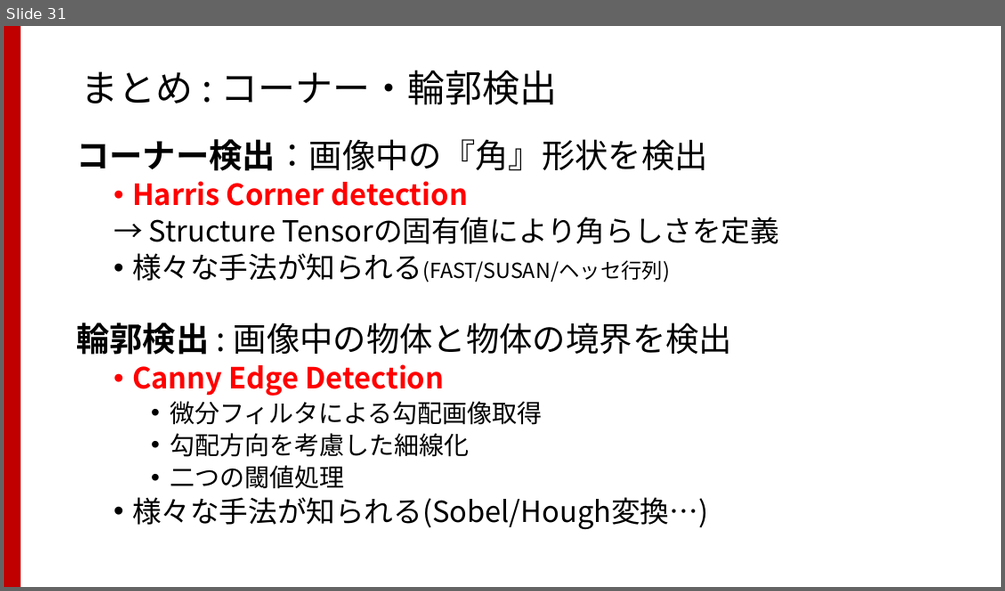
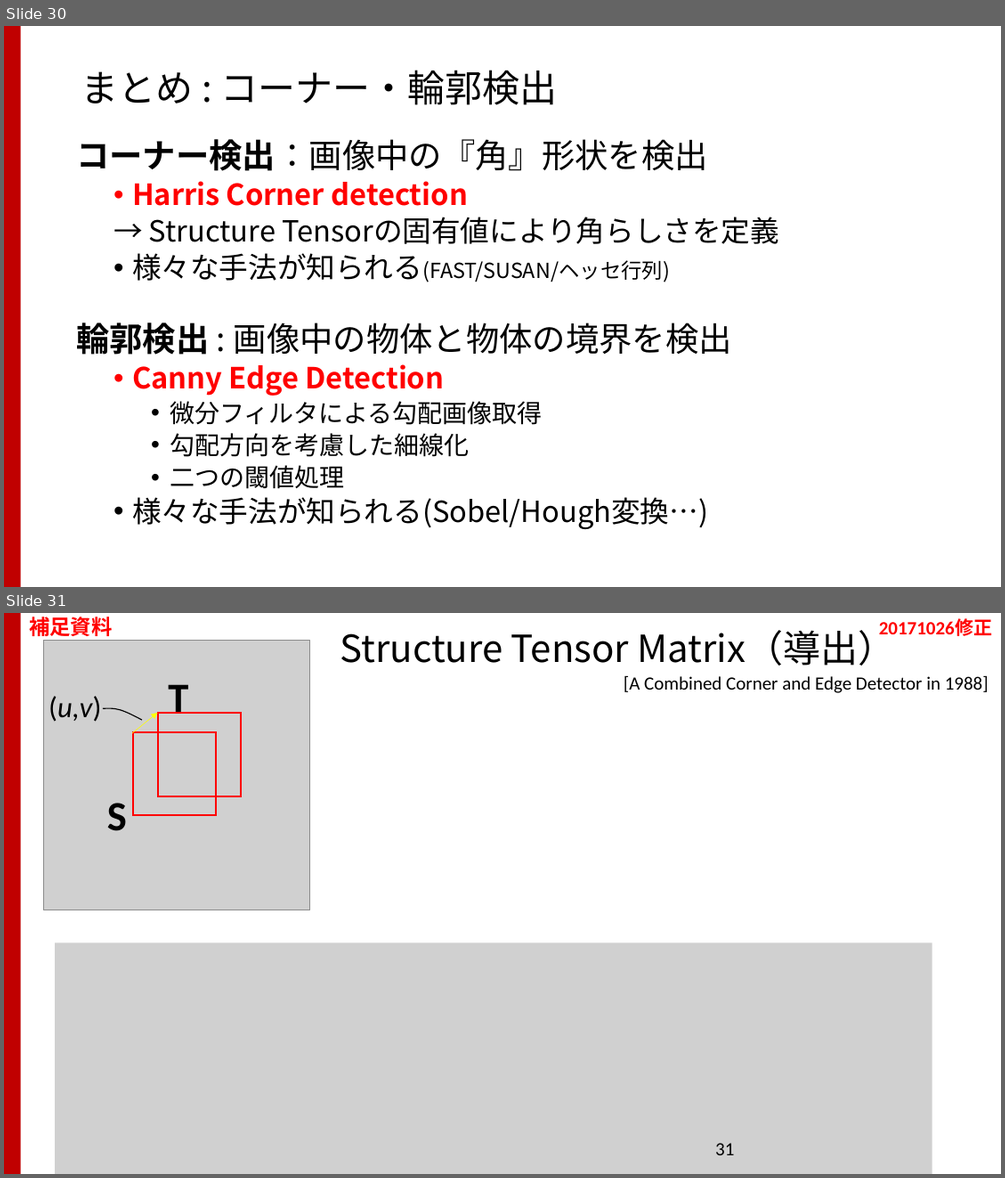
Before and after one commit to TakashiIjiri/TakashiIjiri.github.io, a slide deck: classes/dm2018_2/dm2_2.pptx. Shown one above the other, each under a label of ours: slide 31 before the commit, slides 30 and 31 after it. The pictures are 1005x591 and 1005x1178 pixels, drawn with LibreOffice and Linux fonts; fonts in the diff are those of the drawing; grey boxes stand for pictures. Boxes give left, top, right and bottom in pixels: in the first picture for what was removed or moved away, otherwise in the second. Text is boxed around its words. In the diff, an @@ line names an element or a change of style, - is before the commit and + after.

```diff
--- a/classes/dm2018_2/dm2_2.pptx
+++ b/classes/dm2018_2/dm2_2.pptx
@@ slide 31 added at (4,613,1001,1174), background #FFFFFF; not listed: 1 template element that a slide beside it also shows @@
@@ text added at (29,617,112,641), 20 pt, text #FF0000, bold @@
+補足資料
@@ title added at (340,624,896,666), 36 pt, text #000000 @@
+Structure Tensor Matrix（導出）
@@ text added at (879,619,992,636), 18 pt, text #FF0000, bold @@
+20171026修正
@@ group added at (44,641,310,910): 3 texts, 2 rectangles, 1 picture, 1 arrow, 1 freeform shape @@
+S
+(u,v)
+T
@@ text added at (623,675,988,693), 18 pt, text #000000 @@
+[A Combined Corner and Edge Detector in 1988]
@@ picture added at (55,943,932,1174) @@
@@ page number added at (715,1143,734,1155), 18 pt, text #000000 @@
+31
@@ what was slide 31 is now slide 30 @@
```
Also in this commit, not shown: 5 slides changed, 3 slides removed, 1 other file.
